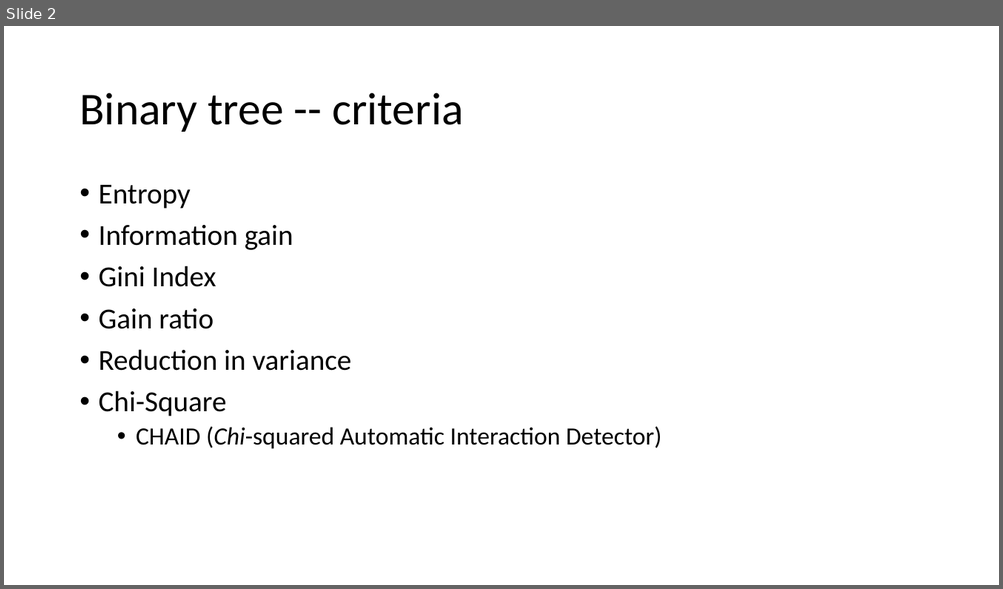
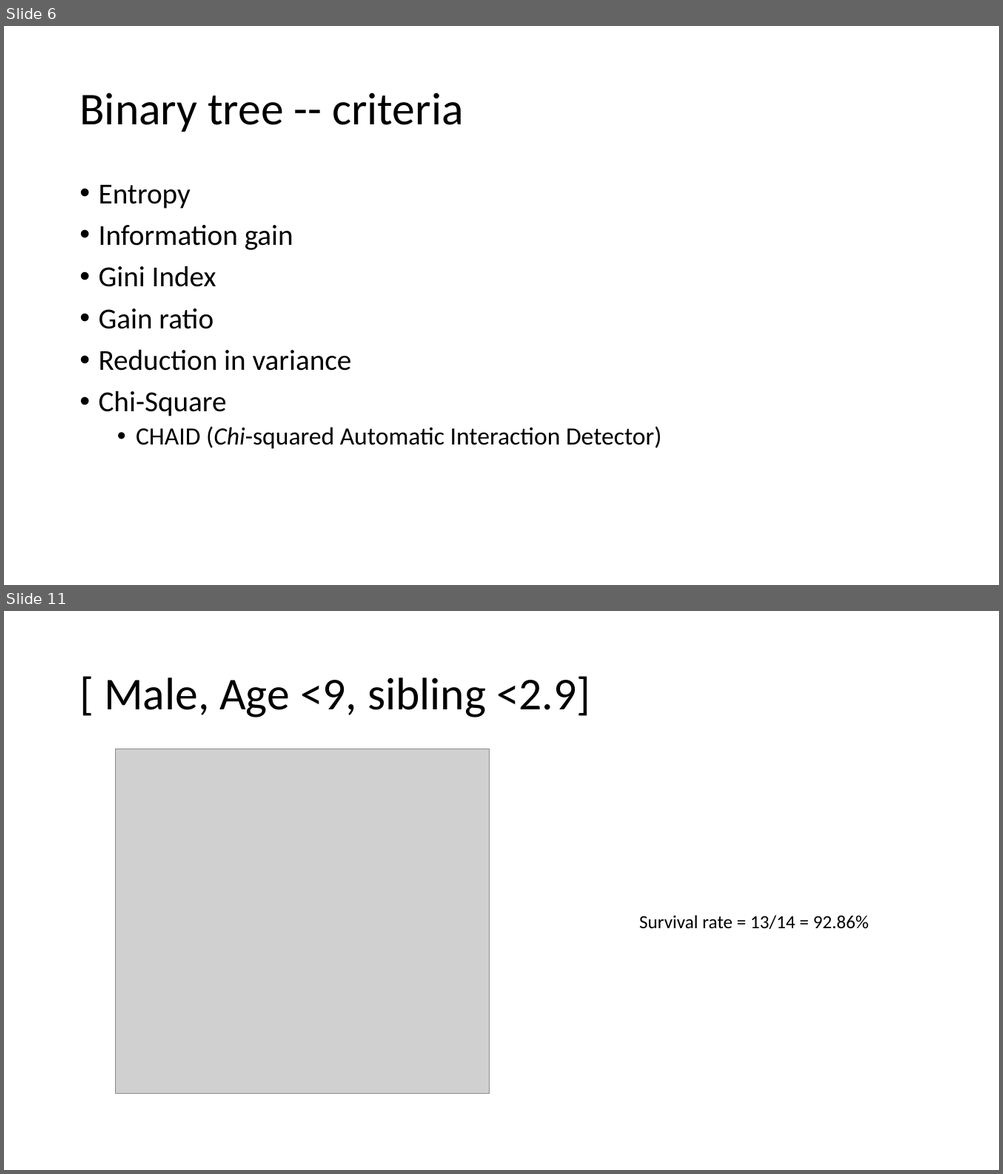
Before and after one commit to 2waybene/java4lucy, a slide deck: doc/meeting_11052020.pptx. Shown one above the other, each under a label of ours: slide 2 before the commit, slides 6 and 11 after it; the slides between them are not shown. The pictures are 1003x589 and 1003x1174 pixels, drawn with LibreOffice and Linux fonts; fonts in the diff are those of the drawing; grey boxes stand for pictures. Boxes give left, top, right and bottom in pixels: in the first picture for what was removed or moved away, otherwise in the second. Text is boxed around its words. In the diff, an @@ line names an element or a change of style, - is before the commit and + after.

```diff
--- a/doc/meeting_11052020.pptx
+++ b/doc/meeting_11052020.pptx
@@ slide 11 added at (4, 611, 999, 1170), background #FFFFFF @@
@@ title added at (104, 676, 590, 718), 44 pt, text #000000 @@
+[ Male, Age <9, sibling <2.9]
@@ picture added at (116, 749, 489, 1093) @@
@@ text added at (639, 915, 868, 929), 18 pt, text #000000 @@
+Survival rate = 13/14 = 92.86%
@@ what was slide 2 is now slide 6 @@
```
Also in this commit, not shown: 4 slides changed, 11 other slides added, 1 slide removed, 3 other files.
